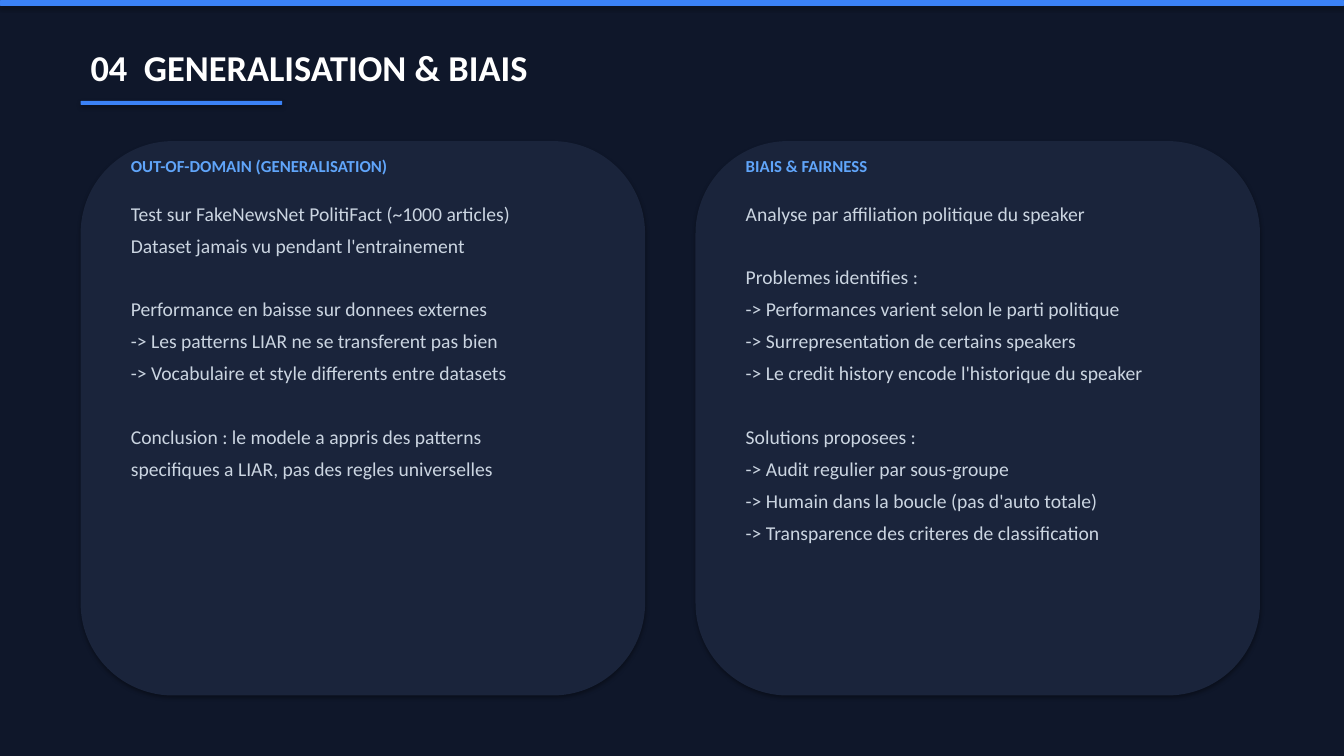
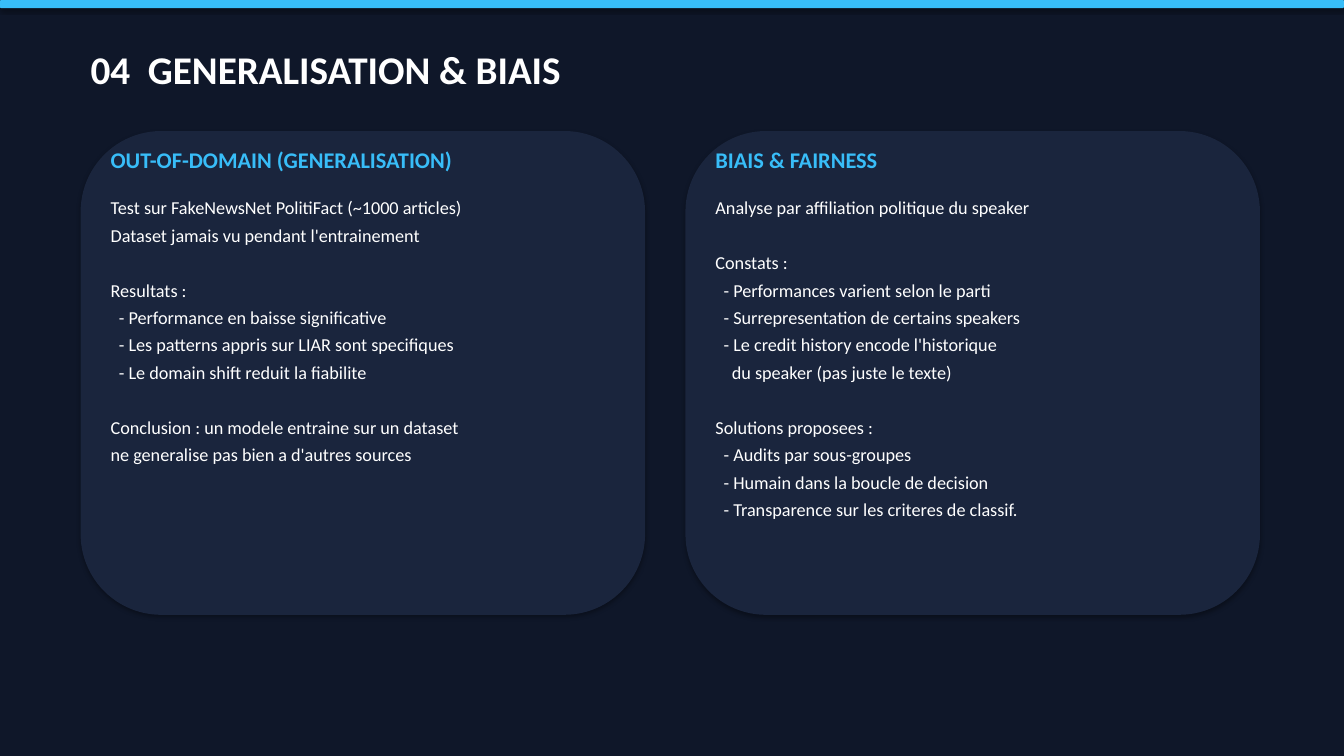
Before and after one commit to AlexisFayan/fake-news-detection, a slide deck: slide 5 of Follow-Up_Fake_News_Detection.pptx. Drawn at 1344x756 pixels with LibreOffice and Linux fonts; fonts in the diff are those of the drawing. Boxes give left, top, right and bottom in pixels: in the first picture for what was removed or moved away, otherwise in the second. Text is boxed around its words. In the diff, an @@ line names an element or a change of style, - is before the commit and + after.

```diff
--- a/Follow-Up_Fake_News_Detection.pptx
+++ b/Follow-Up_Fake_News_Detection.pptx
@@ background #0F172A to #0F1729 @@
@@ rounded rectangle at (0, 0, 1344, 8): fill #3B82F6 to #38BDF8 @@
@@ text "04 GENERALISATION & BIAIS" at (91, 58, 561, 85): size 26 to 28 pt @@
@@ rounded rectangle removed at (81, 101, 282, 105) @@
@@ rounded rectangle: place and size @@
-rounded rectangle at (81, 141, 645, 696)
+rounded rectangle at (81, 131, 645, 615)
@@ rounded rectangle at (81, 131, 645, 615): fill #1A243B to #1A253D @@
@@ text "OUT-OF-DOMAIN (GENERALISATION)": place and size @@
-text "OUT-OF-DOMAIN (GENERALISATION)" at (131, 159, 387, 175)
+text "OUT-OF-DOMAIN (GENERALISATION)" at (111, 151, 452, 171)
@@ text "OUT-OF-DOMAIN (GENERALISATION)" at (111, 151, 452, 171): size 12 to 16 pt, text colour #60A5FA to #38BDF8 @@
@@ rounded rectangle at (686, 131, 1260, 615): fill #1A243B to #1A253D @@
@@ rounded rectangle: place and size @@
-rounded rectangle at (696, 141, 1260, 696)
+rounded rectangle at (686, 131, 1260, 615)
@@ text "BIAIS & FAIRNESS" at (715, 153, 878, 168): size 12 to 16 pt, text colour #60A5FA to #38BDF8 @@
@@ text "BIAIS & FAIRNESS": place and size @@
-text "BIAIS & FAIRNESS" at (746, 161, 868, 172)
+text "BIAIS & FAIRNESS" at (715, 153, 878, 168)
@@ text "Test sur FakeNewsNet PolitiFact (~1000 ...": place and size @@
-text "Test sur FakeNewsNet PolitiFact (~1000 ..." at (131, 207, 510, 480)
+text "Test sur FakeNewsNet PolitiFact (~1000 ..." at (111, 201, 462, 464)
@@ text at (111, 201, 462, 245): size 14 to 13 pt, text colour #CBD5E1 to #FFFFFF in "Test sur FakeNewsNet PolitiFact (~1000 articles)", "Dataset jamais vu pendant l'entrainement"; less space between paragraphs @@
@@ text "Analyse par affiliation politique du ...": place and size @@
-text "Analyse par affiliation politique du ..." at (746, 207, 1142, 543)
+text "Analyse par affiliation politique du ..." at (715, 201, 1029, 519)
@@ text at (715, 201, 1029, 437): size 14 to 13 pt, text colour #CBD5E1 to #FFFFFF in "Analyse par affiliation politique du speaker", "Solutions proposees :"; less space between paragraphs @@
@@ text at (715, 257, 1020, 382): text changed; size 14 to 13 pt; text colour #CBD5E1 to #FFFFFF @@
-Problemes identifies :
--> Performances varient selon le parti politique
--> Surrepresentation de certains speakers
--> Le credit history encode l'historique du speaker
+Constats :
+- Performances varient selon le parti
+- Surrepresentation de certains speakers
+- Le credit history encode l'historique
+du speaker (pas juste le texte)
@@ text at (111, 284, 459, 464): text changed; size 14 to 13 pt; text colour #CBD5E1 to #FFFFFF @@
-Performance en baisse sur donnees externes
--> Les patterns LIAR ne se transferent pas bien
--> Vocabulaire et style differents entre datasets
-Conclusion : le modele a appris des patterns
-specifiques a LIAR, pas des regles universelles
+Resultats :
+- Performance en baisse significative
+- Les patterns appris sur LIAR sont specifiques
+- Le domain shift reduit la fiabilite
+Conclusion : un modele entraine sur un dataset
+ne generalise pas bien a d'autres sources
@@ text at (733, 448, 1018, 519): text changed; size 14 to 13 pt; text colour #CBD5E1 to #FFFFFF @@
--> Audit regulier par sous-groupe
--> Humain dans la boucle (pas d'auto totale)
--> Transparence des criteres de classification
+- Audits par sous-groupes
+- Humain dans la boucle de decision
+- Transparence sur les criteres de classif.
```
Also in this commit, not shown: 5 other slides changed, 7 other files.
